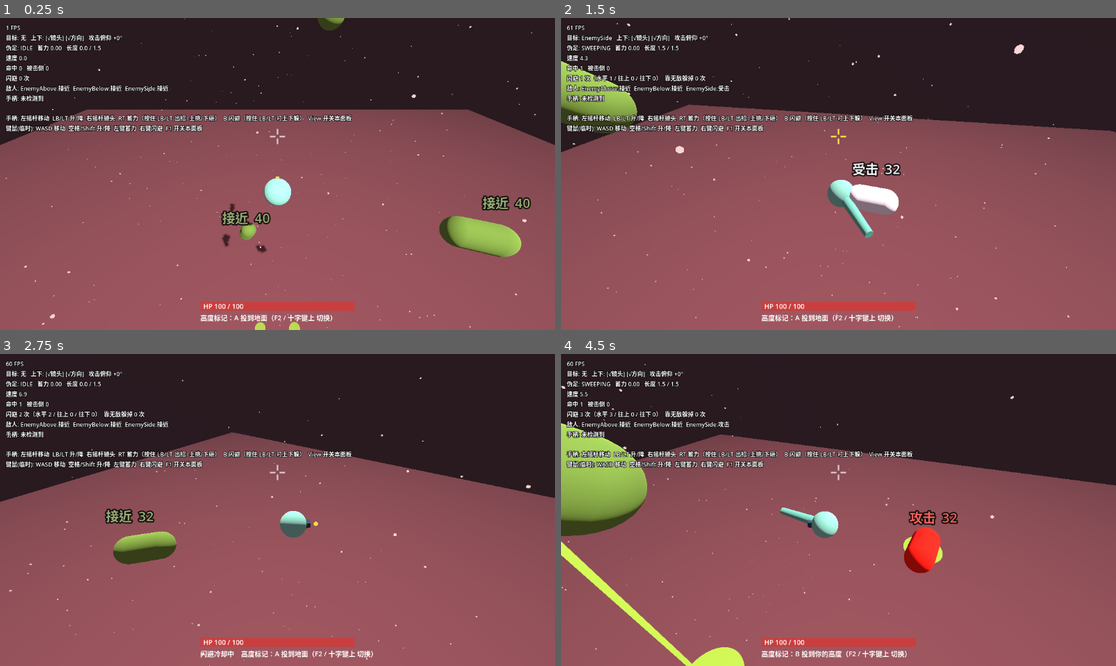
Above: before the commit, frames 1-4 (two rows, left to right).
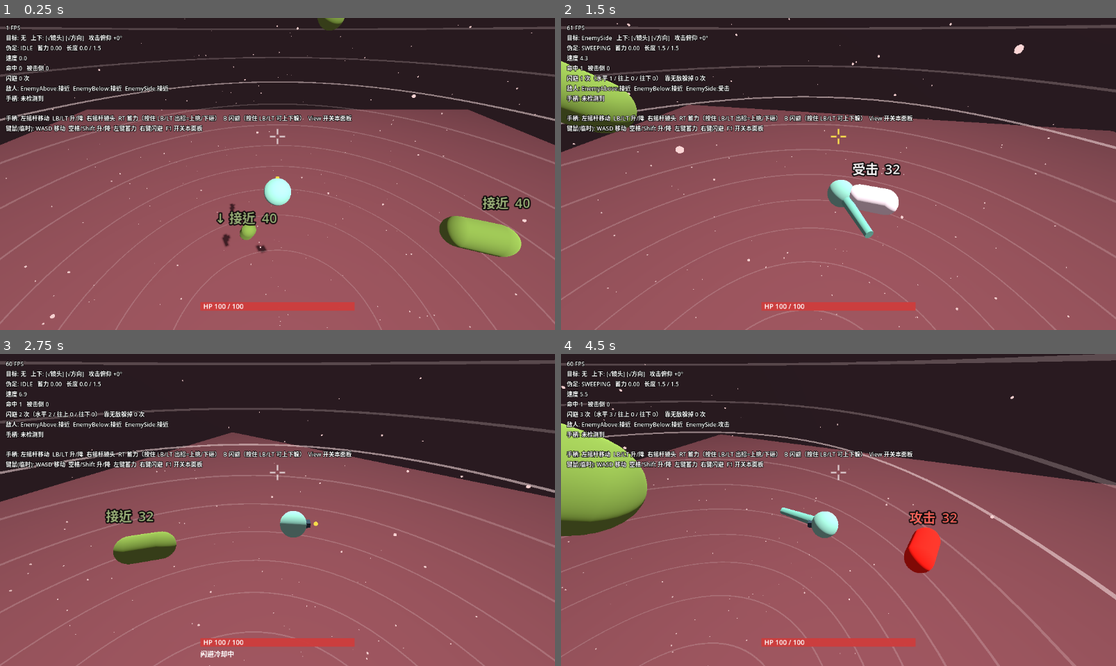
Above: after the commit, the same moments.

Repository: paddypasteur/cellgod
Game: Godot game, scene res://scenes/arena.tscn
The game is run twice, just before and just after one commit, with the same random seed, the same clock (stepped at 60 frames per second) and the same inputs.
Inputs (mouse positions are in pixels of both pictures, inside the frame that each line leads up to):
- Up to frame 1 (0.25 s): no input
- Up to frame 2 (1.5 s): move the mouse to (960, 158) at 0.52 s; hold D (move_right) 0.53-1.28 s; hold Right mouse button (dodge) 0.53-1.28 s; click (960, 158) at 0.67 s; move the mouse to (727, 189) at 1.27 s; hold S (move_back) from 1.28 s (still down); click (727, 189) at 1.35 s
- Up to frame 3 (2.75 s): move the mouse to (333, 441) at 2.02 s; release S (move_back) at 2.03 s; hold D (move_right) from 2.03 s (still down); hold Right mouse button (dodge) from 2.03 s (still down)
- Up to frame 4 (4.5 s): move the mouse to (810, 572) at 2.77 s; release D (move_right) at 2.78 s; release Right mouse button (dodge) at 2.78 s; hold W (move_forward) 2.78-3.53 s; click (810, 572) at 2.85 s; move the mouse to (1005, 556) at 3.52 s; hold Right mouse button (dodge) 3.53-4.28 s; hold A (move_left) from 3.53 s (still down); tap F2 (cycle_preset, bound only before the commit) at 4.15 s; move the mouse to (672, 463) at 4.27 s; click (672, 463) at 4.35 s

The runs differ from the first frame. In frame 1, 3.8% of the frame differs, in the area x 0-100%, y 2-100%; in frame 2, 3.8%; in frame 3, 4.1%; in frame 4, 5.6%, in the area x 0-100%, y 0-100%.

Commit message:
高度参照改为球壁纬线环，删除高度标记 A/B；敌人头顶加高低箭头；统计加仰角直方图
- LatitudeRings：球壁内侧每 2.5 米一圈淡环，赤道加亮
- 删除 HeightMarkers 与 F2 切换键，试玩记录去掉 preset 列
- analyze_playtest.py：仰角 10° 直方图、≥45° 占比
- DESIGN.md 按策划要求记两笔；INBOX 记下次对账标准与仰角量化问题

Co-Authored-By: Claude Opus 5.5 <noreply@anthropic.com>

Diff:
--- a/scenes/arena.tscn
+++ b/scenes/arena.tscn
@@ -10,7 +10,7 @@
 [ext_resource type="Script" uid="uid://cpmi0c5jtvhbt" path="res://scripts/ui/health_bar.gd" id="8_health"]
 [ext_resource type="Script" uid="uid://ba7wrcgih6f5j" path="res://scripts/debug/playtest_logger.gd" id="9_logger"]
 [ext_resource type="Script" uid="uid://bvf5hxukxi7m7" path="res://scripts/arena/drift_particles.gd" id="10_particles"]
-[ext_resource type="Script" uid="uid://8sna581jr8e" path="res://scripts/arena/height_markers.gd" id="11_markers"]
+[ext_resource type="Script" path="res://scripts/arena/latitude_rings.gd" id="11_rings"]
 
 [sub_resource type="Environment" id="Env"]
 background_mode = 1
@@ -148,6 +148,5 @@
 [node name="DriftParticles" type="MultiMeshInstance3D" parent="."]
 script = ExtResource("10_particles")
 
-[node name="HeightMarkers" type="Node3D" parent="." node_paths=PackedStringArray("floor_node")]
-script = ExtResource("11_markers")
-floor_node = NodePath("../ReferenceFloor")
+[node name="LatitudeRings" type="Node3D" parent="."]
+script = ExtResource("11_rings")
--- a/scripts/arena/height_markers.gd
+++ /dev/null
@@ -1,109 +0,0 @@
-extends Node3D
-## 高度标记：让玩家一眼看出每只敌人比自己高还是低。两种画法做 A/B，F2 / 十字键上切换：
-##
-## A 投到地面：主角和敌人都往下方参照地面投一个圆点，物体离圆点多远 = 它的高度。
-##   问题：地面在竞技场球体下方约 22 米，镜头俯视 35° 时主角正下方的地面在画面外，
-##   主角自己的圆点基本看不到（2026-11-25 截图确认）。
-## B 投到玩家高度：每只敌人在"和玩家一样高"的平面上放一个圆点，再拉一根竖线连到敌人。
-##   线朝上 = 比我高，朝下 = 比我低，线越长差得越多。圆点就在玩家周围，始终在画面里。
-
-enum Mode { FLOOR, PLAYER_PLANE }
-
-const MODE_NAMES: PackedStringArray = ["A 投到地面", "B 投到你的高度"]
-
-@export var mode: Mode = Mode.FLOOR
-## 参照地面（A 模式下圆点贴在它上面）
-@export var floor_node: Node3D
-@export var player_color: Color = Color(0.55, 0.95, 0.85)
-@export var enemy_color: Color = Color(0.85, 1.0, 0.35)
-## 圆点半径（米）
-@export var marker_radius: float = 0.6
-## A 模式下是否额外画竖线（B 模式总是画）
-@export var floor_drop_lines: bool = false
-
-## 被跟踪的节点 -> [圆点, 竖线]
-var _markers: Dictionary = {}
-var _materials: Dictionary = {}
-
-
-func _ready() -> void:
-    # 血条下方那行提示会收集这个组里的 get_hud_hint()
-    add_to_group(&"hud_hint")
-
-
-func _unhandled_input(event: InputEvent) -> void:
-    if event.is_action_pressed(&"cycle_preset"):
-        mode = (mode + 1) % MODE_NAMES.size() as Mode
-
-
-func get_hud_hint() -> String:
-    return "高度标记：%s（F2 / 十字键上 切换）" % MODE_NAMES[mode]
-
-
-func _process(_delta: float) -> void:
-    var player := get_tree().get_first_node_in_group(&"player") as Node3D
-    if player == null:
-        return
-    var floor_y: float = (floor_node.global_position.y if floor_node != null else -22.0) + 0.05
-    var tracked: Array[Node] = get_tree().get_nodes_in_group(&"player") + get_tree().get_nodes_in_group(&"enemy")
-    for node: Node in tracked:
-        var t := node as Node3D
-        if t == null:
-            continue
-        if not _markers.has(t):
-            _markers[t] = _create_marker(enemy_color if t is Enemy else player_color)
-        var parts: Array = _markers[t]
-        var dot: MeshInstance3D = parts[0]
-        var line: MeshInstance3D = parts[1]
-        # 死掉的敌人（退出了 target 组）不显示
-        var alive: bool = not (t is Enemy) or t.is_in_group(&"target")
-        var pos: Vector3 = t.global_position
-
-        var base_y: float = floor_y
-        var draw_line: bool = floor_drop_lines
-        if mode == Mode.PLAYER_PLANE:
-            base_y = player.global_position.y
-            draw_line = true
-            # B 模式下玩家自己就是参照，不需要标记
-            if t == player:
-                alive = false
-
-        dot.visible = alive
-        dot.global_position = Vector3(pos.x, base_y, pos.z)
-        var height: float = pos.y - base_y
-        line.visible = alive and draw_line and absf(height) > 0.05
-        if line.visible:
-            line.global_transform = Transform3D(Basis.from_scale(Vector3(1.0, absf(height), 1.0)),
-                Vector3(pos.x, base_y + height * 0.5, pos.z))
-
-
-func _create_marker(color: Color) -> Array:
-    var material: StandardMaterial3D = _materials.get(color)
-    if material == null:
-        material = StandardMaterial3D.new()
-        material.shading_mode = BaseMaterial3D.SHADING_MODE_UNSHADED
-        material.albedo_color = color
-        _materials[color] = material
-
-    var disc_mesh := CylinderMesh.new()
-    disc_mesh.top_radius = marker_radius
-    disc_mesh.bottom_radius = marker_radius
-    disc_mesh.height = 0.02
-    disc_mesh.material = material
-    var dot := MeshInstance3D.new()
-    dot.mesh = disc_mesh
-    dot.cast_shadow = GeometryInstance3D.SHADOW_CASTING_SETTING_OFF
-    dot.top_level = true
-    add_child(dot)
-
-    var line_mesh := CylinderMesh.new()
-    line_mesh.top_radius = 0.03
-    line_mesh.bottom_radius = 0.03
-    line_mesh.height = 1.0
-    line_mesh.material = material
-    var line := MeshInstance3D.new()
-    line.mesh = line_mesh
-    line.cast_shadow = GeometryInstance3D.SHADOW_CASTING_SETTING_OFF
-    line.top_level = true
-    add_child(line)
-    return [dot, line]
--- /dev/null
+++ b/scripts/arena/latitude_rings.gd
@@ -0,0 +1,61 @@
+extends Node3D
+## 竞技场内壁上的纬线环：每隔一段高度画一圈很淡的水平环，像地球仪的纬线。
+## 解决开发者说的"不知道自己在哪一层"：看自己和哪一圈齐平就知道高度，
+## 上升下降时能看到环一圈圈掠过；比自己那圈高的敌人就是比自己高。
+## 全画在墙上，交战区里不新增任何物体，所以不会"乱"（之前的 B 方案就是因为满场竖线才乱）。
+## 也是为正式版打样：血管壁、组织表面本来就该有这样的结构纹理。
+
+## 两圈之间的高度间隔（米）
+@export var spacing: float = 2.5
+## 环线粗细（米）
+@export var thickness: float = 0.06
+## 普通环的不透明度
+@export_range(0.0, 1.0) var opacity: float = 0.25
+## 赤道（y = 竞技场中心高度）那一圈的不透明度，给整个空间一个"零层"
+@export_range(0.0, 1.0) var equator_opacity: float = 0.6
+@export var color: Color = Color(1.0, 0.9, 0.9)
+## 环离球壁往里缩多少（米），避免和半透明边界球面重叠闪烁
+@export var inset: float = 0.1
+## 竞技场半径。父节点有 radius 属性（Arena）时自动取它
+@export var radius: float = 20.0
+
+
+func _ready() -> void:
+    var parent_radius: Variant = get_parent().get("radius")
+    if parent_radius != null:
+        radius = float(parent_radius)
+    _build()
+
+
+func _build() -> void:
+    for child: Node in get_children():
+        child.queue_free()
+    var normal := _make_material(opacity)
+    var equator := _make_material(equator_opacity)
+    # 从赤道往上下对称地铺，保证赤道一定有一圈
+    var count: int = int(floor((radius - spacing * 0.5) / spacing))
+    for i: int in range(-count, count + 1):
+        var y: float = i * spacing
+        var ring_radius: float = sqrt(maxf(radius * radius - y * y, 0.0)) - inset
+        if ring_radius < 1.0:
+            continue
+        var torus := TorusMesh.new()
+        torus.inner_radius = ring_radius - thickness
+        torus.outer_radius = ring_radius + thickness
+        # 环很大、管很细：沿环方向多分段，管截面少分段
+        torus.rings = 96
+        torus.ring_segments = 4
+        var ring := MeshInstance3D.new()
+        ring.mesh = torus
+        ring.material_override = equator if i == 0 else normal
+        ring.cast_shadow = GeometryInstance3D.SHADOW_CASTING_SETTING_OFF
+        ring.position = Vector3(0.0, y, 0.0)
+        add_child(ring)
+
+
+func _make_material(alpha: float) -> StandardMaterial3D:
+    var m := StandardMaterial3D.new()
+    m.shading_mode = BaseMaterial3D.SHADING_MODE_UNSHADED
+    m.transparency = BaseMaterial3D.TRANSPARENCY_ALPHA
+    m.albedo_color = Color(color, alpha)
+    return m
--- a/scripts/autoload/input_setup.gd
+++ b/scripts/autoload/input_setup.gd
@@ -31,8 +31,6 @@
     _add_action(&"camera_down", [_joy_axis(JOY_AXIS_RIGHT_Y, 1.0)])
 
     _add_action(&"toggle_debug", [_key(KEY_F1), _joy_button(JOY_BUTTON_BACK)])
-    # A/B 预设切换：给开发者当场对比用（当前用于高度标记的两种画法）
-    _add_action(&"cycle_preset", [_key(KEY_F2), _joy_button(JOY_BUTTON_DPAD_UP)])
     # 闪避：手柄 B（类魂惯例），键鼠临时用右键
     _add_action(&"dodge", [_mouse(MOUSE_BUTTON_RIGHT), _joy_button(JOY_BUTTON_B)])
 
--- a/scripts/debug/playtest_logger.gd
+++ b/scripts/debug/playtest_logger.gd
@@ -10,8 +10,6 @@
 ##             （不能用命中那一刻的高度：冲刺已经扑到玩家身边，永远接近 0）
 ##   windup    敌人开始起手；on_screen = 起手那一刻是否在镜头视野内
 ##   sample    每 0.5 秒记一次玩家位置，用来算上下移动的幅度
-## 每行末尾的 preset 列 = 当时高度标记的画法（0 = 投到地面，1 = 投到玩家高度），
-## 开发者试玩中途切换 A/B，事后也能按画法分开统计
 
 @export var player: Player
 ## 关掉就不写文件
@@ -49,7 +47,7 @@
     if _file == null:
         enabled = false
         return
-    _file.store_line("t,event,x,y,z,elev_deg,rel_y,on_screen,threats,preset")
+    _file.store_line("t,event,x,y,z,elev_deg,rel_y,on_screen,threats")
     print("试玩记录写入 ", ProjectSettings.globalize_path(path))
     player.dodged.connect(_on_dodged)
     player.dodge_saved.connect(_on_dodge_saved)
@@ -142,14 +140,11 @@
     if _file == null:
         return
     var p: Vector3 = player.global_position
-    var markers: Node = get_tree().current_scene.get_node_or_null(^"HeightMarkers") if get_tree().current_scene else null
-    var preset: String = str(markers.get("mode")) if markers != null else ""
-    _file.store_line("%.2f,%s,%.2f,%.2f,%.2f,%.1f,%s,%s,%d,%s" % [
+    _file.store_line("%.2f,%s,%.2f,%.2f,%.2f,%.1f,%s,%s,%d" % [
         _time, event, p.x, p.y, p.z, elev,
         "" if is_nan(rel_y) else "%.2f" % rel_y,
         "" if on_screen < 0 else str(on_screen),
         _threat_count(),
-        preset,
     ])
     # 每行都落盘：试玩可能直接关窗口，不能指望正常退出时才写
     _file.flush()
--- a/scripts/enemy/enemy.gd
+++ b/scripts/enemy/enemy.gd
@@ -77,6 +77,8 @@
 @export var color_hurt: Color = Color(1.0, 1.0, 1.0)
 ## 受击闪白的时长（秒）
 @export var hurt_flash_time: float = 0.12
+## 头顶文字里的 ↑ / ↓：比玩家高/低超过这么多米才显示。只是"看不清时的兜底"，不取代空间感知
+@export var label_height_threshold: float = 1.5
 ## 用于竞技场边界约束的半径，要和碰撞形状一致
 @export var body_radius: float = 0.6
 
@@ -324,7 +326,13 @@
     _material.albedo_color = color
     # 杆状身体的长轴指向攻击/玩家方向，冲刺方向一眼可读
     _visual.basis = _basis_facing(facing).scaled(Vector3.ONE * scale_factor)
-    _label.text = "%s  %d" % [STATE_LABELS[_state], ceili(health)]
+    var arrow: String = ""
+    var rel_y: float = global_position.y - _player.global_position.y
+    if rel_y > label_height_threshold:
+        arrow = "↑ "
+    elif rel_y < -label_height_threshold:
+        arrow = "↓ "
+    _label.text = "%s%s  %d" % [arrow, STATE_LABELS[_state], ceili(health)]
     _label.modulate = color.lightened(0.3)
 
 
--- a/tests/screenshot.gd
+++ b/tests/screenshot.gd
@@ -1,8 +1,7 @@
 extends SceneTree
 ## 窗口模式跑主场景，按固定时间点存截图，给看不到画面的 Claude 自查可读性用。
 ## 用法（会在屏幕上弹出窗口几秒）：
-##   godot --path . --resolution 960x540 -s tests/screenshot.gd -- --out=输出目录 [--markers=0|1]
-## --markers 选高度标记的画法（0 = 投到地面，1 = 投到玩家高度）
+##   godot --path . --resolution 960x540 -s tests/screenshot.gd -- --out=输出目录
 ## 存三张：开局待机、蓄力中、挥扫中。
 
 var _frame: int = 0
@@ -10,16 +9,11 @@
 
 
 func _initialize() -> void:
-    var markers_mode: int = -1
     for arg: String in OS.get_cmdline_user_args():
         if arg.begins_with("--out="):
             _out_dir = arg.trim_prefix("--out=")
-        elif arg.begins_with("--markers="):
-            markers_mode = int(arg.trim_prefix("--markers="))
     DirAccess.make_dir_recursive_absolute(_out_dir)
     var scene: Node = (load("res://scenes/arena.tscn") as PackedScene).instantiate()
-    if markers_mode >= 0:
-        scene.get_node("HeightMarkers").set("mode", markers_mode)
     # 截图不是真人试玩，不写试玩记录，免得混进开发者的数据
     scene.get_node("PlaytestLogger").set("enabled", false)
     root.add_child(scene)
Not shown, removed: scripts/arena/height_markers.gd.uid
Not shown, added: scripts/arena/latitude_rings.gd.uid
Not shown, changed: docs/DESIGN.md
Not shown, changed: docs/INBOX.md
Not shown, changed: docs/STATE.md
